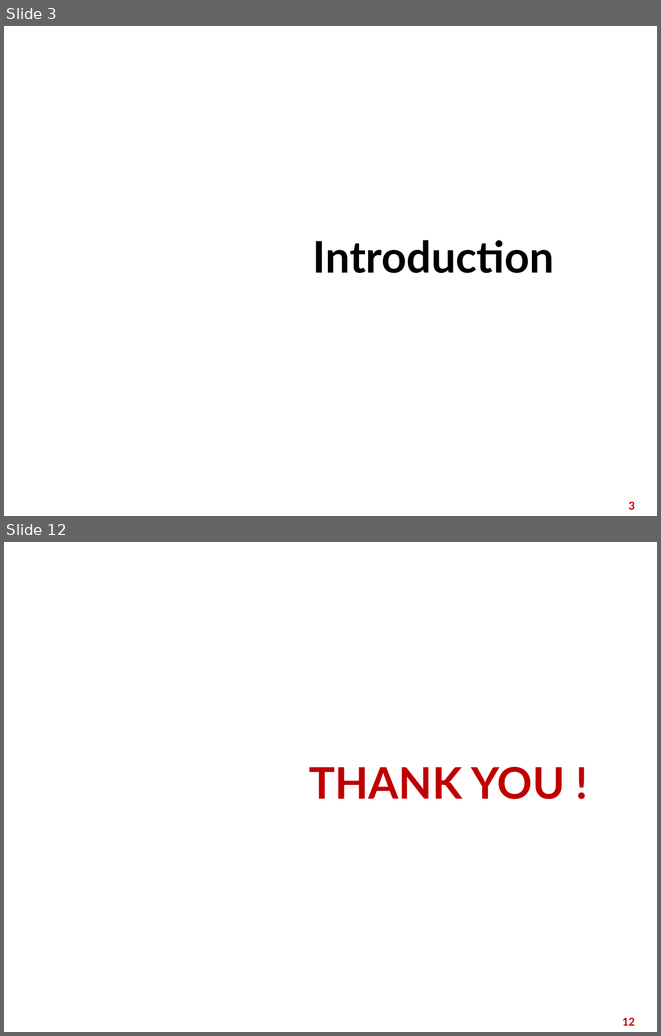
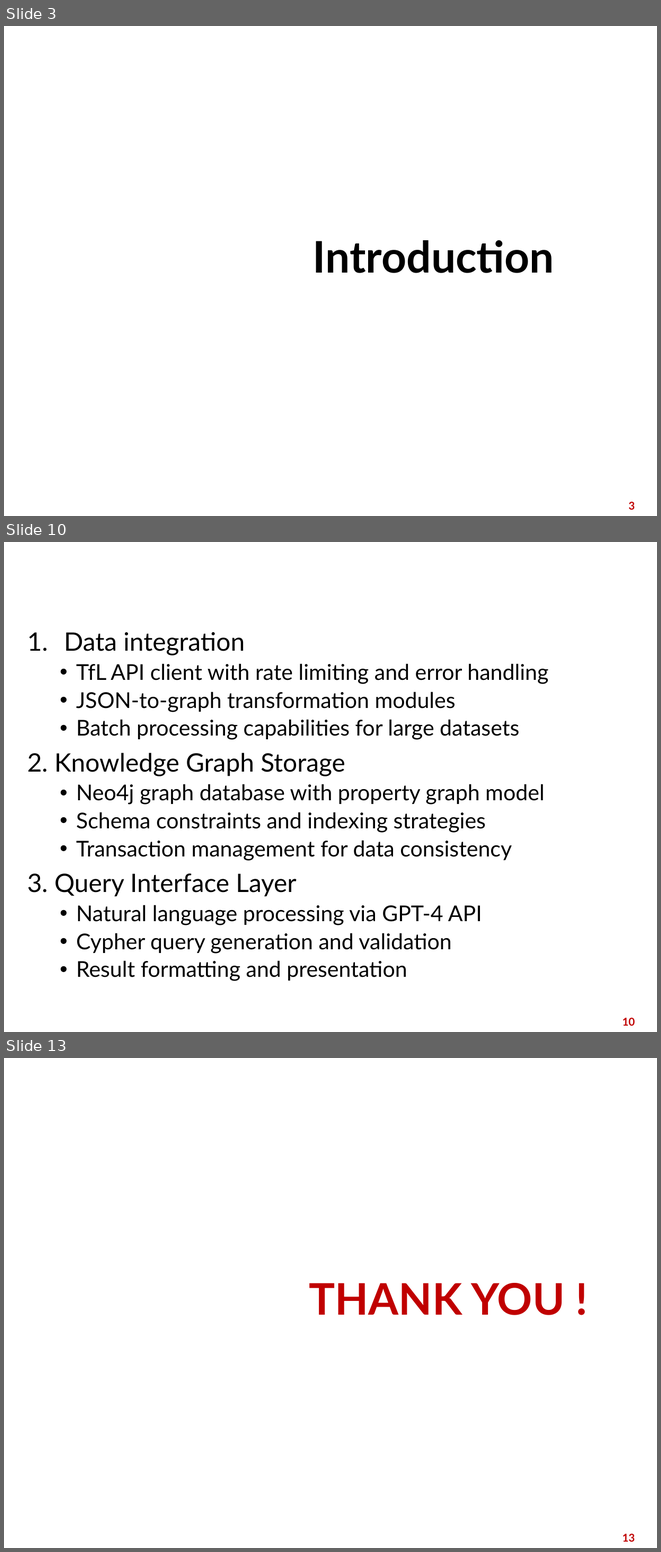
Before and after one commit to nnt2606/semantic-web, a slide deck: Semantic web.pptx. Shown one above the other, each under a label of ours: slides 3 and 12 before the commit, slides 3, 10 and 13 after it; the slides between them are not shown. The pictures are 661x1036 and 661x1552 pixels, drawn with LibreOffice and Linux fonts; fonts in the diff are those of the drawing; background and template pictures are left out. Boxes give left, top, right and bottom in pixels: in the first picture for what was removed or moved away, otherwise in the second. Text is boxed around its words. In the diff, an @@ line names an element or a change of style, - is before the commit and + after.

```diff
--- a/Semantic web.pptx
+++ b/Semantic web.pptx
@@ slide 10 added at (4,542,657,1032), background picture (left out) @@
@@ title added at (21,548,641,580), 28 pt, text #FFFFFF, bold @@
+Architecture overview
@@ text added at (27,632,548,981), 24 pt, text #000000 @@
+1. Data integration
+  • TfL API client with rate limiting and error handling
+  • JSON-to-graph transformation modules
+  • Batch processing capabilities for large datasets
+2. Knowledge Graph Storage
+  • Neo4j graph database with property graph model
+  • Schema constraints and indexing strategies
+  • Transaction management for data consistency
+3. Query Interface Layer
+  • Natural language processing via GPT-4 API
+  • Cypher query generation and validation
+  • Result formatting and presentation
@@ page number added at (623,1017,635,1025), 12 pt, text #C00000, bold @@
+10
@@ what was slide 12 is now slide 13 @@
@@ page number at (623,1533,635,1541): text changed @@
-12
+13
```
Also in this commit, not shown: 3 slides changed, 7 other slides added, 7 slides removed.
